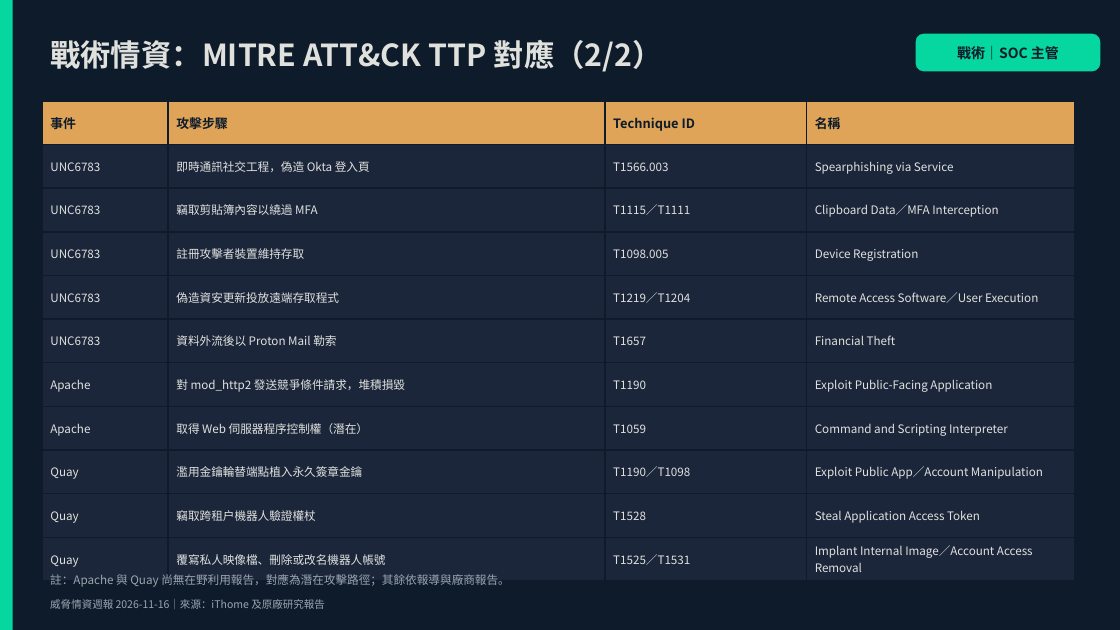
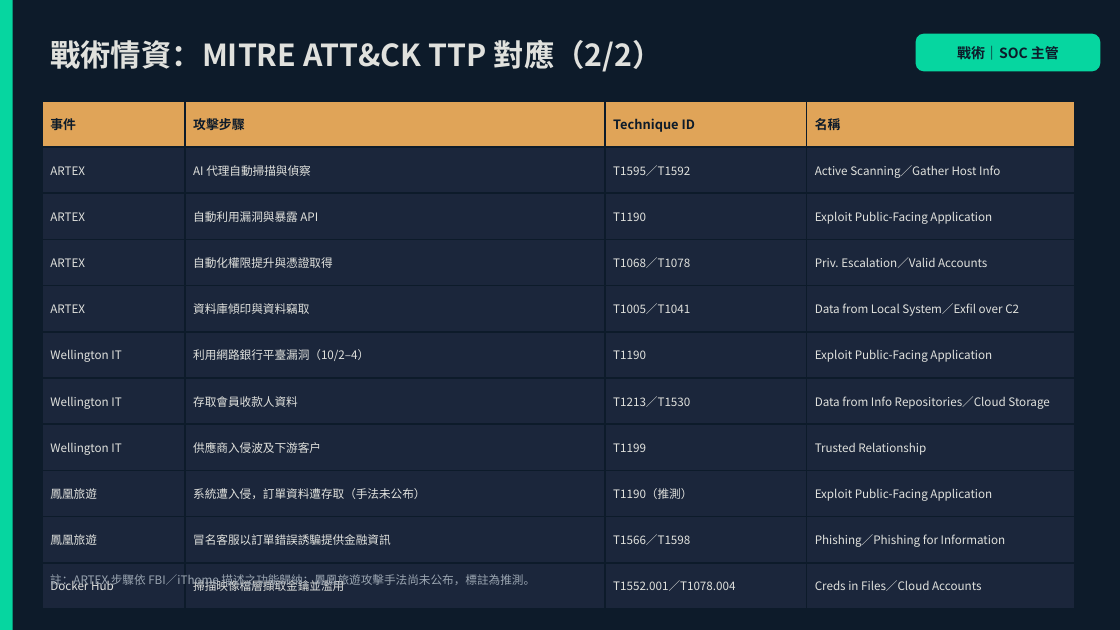
Before and after one commit to fei3363/cdp-tool, a slide deck: slide 6 of threat_intel_report_202611.pptx. Drawn at 1120x630 pixels with LibreOffice and Linux fonts; fonts in the diff are those of the drawing. Boxes give left, top, right and bottom in pixels: in the first picture for what was removed or moved away, otherwise in the second. Text is boxed around its words. In the diff, an @@ line names an element or a change of style, - is before the commit and + after.

```diff
--- a/threat_intel_report_202611.pptx
+++ b/threat_intel_report_202611.pptx
@@ table at bbox=[42, 101, 1075, 598] @@
-row 2: UNC6783 | 即時通訊社交工程，偽造 Okta 登入頁 | T1566.003 | Spearphishing via Service
+row 2: ARTEX | AI 代理自動掃描與偵察 | T1595／T1592 | Active Scanning／Gather Host Info
-row 3: UNC6783 | 竊取剪貼簿內容以繞過 MFA | T1115／T1111 | Clipboard Data／MFA Interception
+row 3: ARTEX | 自動利用漏洞與暴露 API | T1190 | Exploit Public-Facing Application
-row 4: UNC6783 | 註冊攻擊者裝置維持存取 | T1098.005 | Device Registration
+row 4: ARTEX | 自動化權限提升與憑證取得 | T1068／T1078 | Priv. Escalation／Valid Accounts
-row 5: UNC6783 | 偽造資安更新投放遠端存取程式 | T1219／T1204 | Remote Access Software／User Execution
+row 5: ARTEX | 資料庫傾印與資料竊取 | T1005／T1041 | Data from Local System／Exfil over C2
-row 6: UNC6783 | 資料外流後以 Proton Mail 勒索 | T1657 | Financial Theft
+row 6: Wellington IT | 利用網路銀行平臺漏洞（10/2–4） | T1190 | Exploit Public-Facing Application
-row 7: Apache | 對 mod_http2 發送競爭條件請求，堆積損毀 | T1190 | Exploit Public-Facing Application
+row 7: Wellington IT | 存取會員收款人資料 | T1213／T1530 | Data from Info Repositories／Cloud Storage
-row 8: Apache | 取得 Web 伺服器程序控制權（潛在） | T1059 | Command and Scripting Interpreter
+row 8: Wellington IT | 供應商入侵波及下游客戶 | T1199 | Trusted Relationship
-row 9: Quay | 濫用金鑰輪替端點植入永久簽章金鑰 | T1190／T1098 | Exploit Public App／Account Manipulation
+row 9: 鳳凰旅遊 | 系統遭入侵，訂單資料遭存取（手法未公布） | T1190（推測） | Exploit Public-Facing Application
-row 10: Quay | 竊取跨租戶機器人驗證權杖 | T1528 | Steal Application Access Token
+row 10: 鳳凰旅遊 | 冒名客服以訂單錯誤誘騙提供金融資訊 | T1566／T1598 | Phishing／Phishing for Information
-row 11: Quay | 覆寫私人映像檔、刪除或改名機器人帳號 | T1525／T1531 | Implant Internal Image／Account Access Removal
+row 11: Docker Hub | 掃描映像檔層擷取金鑰並濫用 | T1552.001／T1078.004 | Creds in Files／Cloud Accounts
@@ text at bbox=[50, 574, 535, 588]: text changed @@
-註：Apache 與 Quay 尚無在野利用報告，對應為潛在攻擊路徑；其餘依報導與廠商報告。
+註：ARTEX 步驟依 FBI／iThome 描述之功能歸納；鳳凰旅遊攻擊手法尚未公布，標註為推測。
@@ text removed at bbox=[50, 599, 325, 609] @@
-威脅情資週報 2026-11-16｜來源：iThome 及原廠研究報告
```
Also in this commit, not shown: 12 other slides changed, 1 other file.
